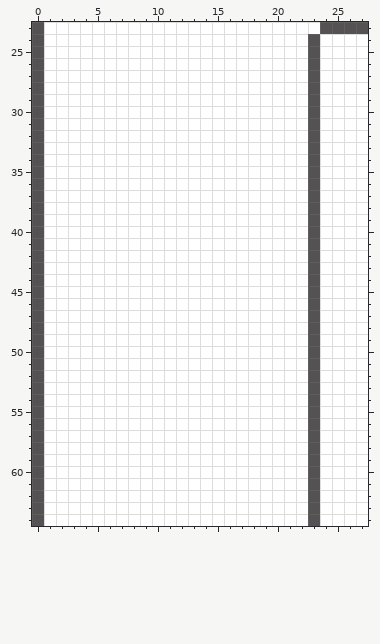
Two versions of one pixel-art file, 03 - Door/Door-1.4.aseprite. Above is the file before it was changed.
128x128 pixels, 1 frame. Colours within 5 levels of each other are drawn and written as one. Shown: x 0..27, y 23..64.
After:
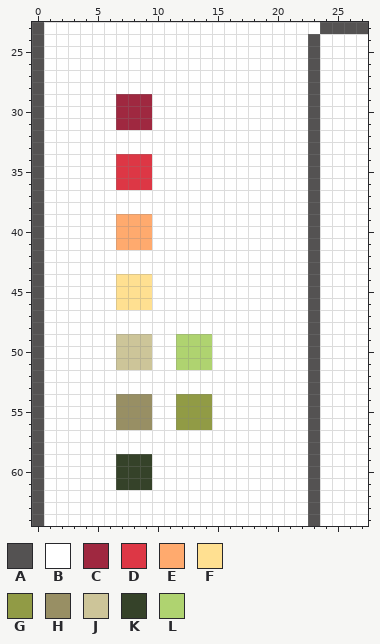
Palette (. is transparent): A #545252  B #ffffff  C #9f2840  D #dd3745  E #ffaa6e  F #ffe091  G #919b45  H #988f64  J #cdc599  K #354229  L #afd370
Diff:
layer "colors" added
Layer "colors":
Colour B becomes colour C in rows 29 to 31 at x 7 to 9.
Colour B becomes colour D in rows 34 to 36 at x 7 to 9.
Colour B becomes colour E in rows 39 to 41 at x 7 to 9.
Colour B becomes colour F in rows 44 to 46 at x 7 to 9.
Colour B becomes colour G in rows 54 to 56 at x 12 to 14.
Colour B becomes colour H in rows 54 to 56 at x 7 to 9.
Colour B becomes colour J in rows 49 to 51 at x 7 to 9.
Colour B becomes colour K in rows 59 to 61 at x 7 to 9.
Colour B becomes colour L in rows 49 to 51 at x 12 to 14.
